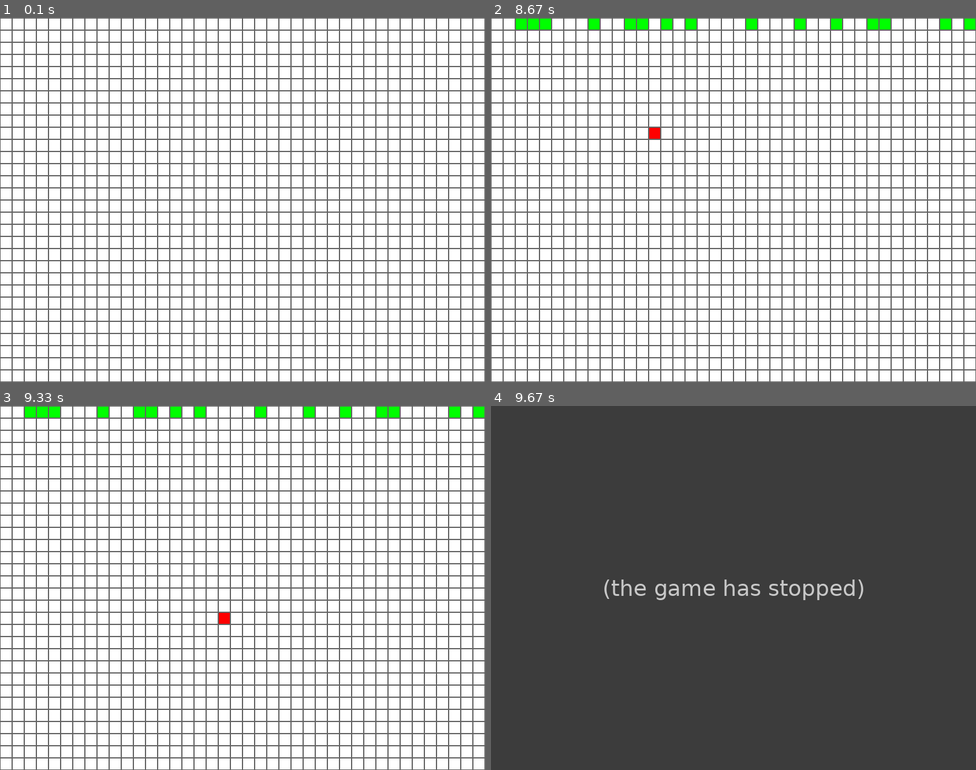
Above: before the commit, frames 1-4 (two rows, left to right).
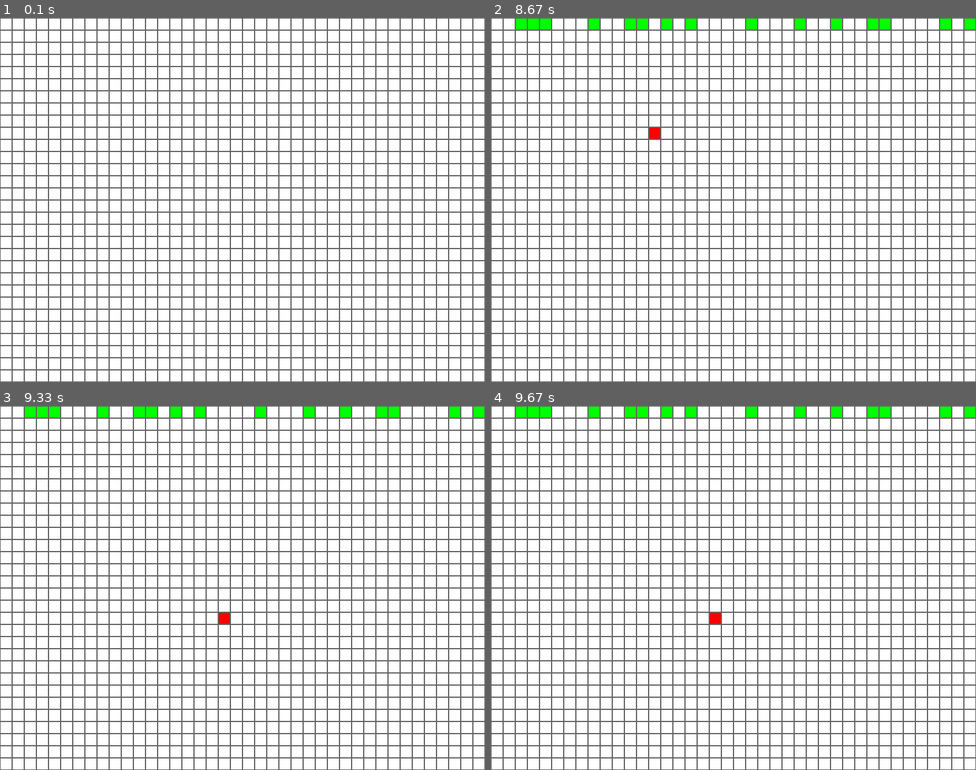
Above: after the commit, the same moments.

Repository: RedEgs/Cats-Citrus-Attack-TD
Game: pygame game, started from main.py
The game is run twice, just before and just after one commit, with the same random seed, the same clock (stepped at 60 frames per second) and the same inputs.
Inputs (mouse positions are in pixels of both pictures, inside the frame that each line leads up to):
- Up to frame 1 (0.1 s): no input
- Up to frame 2 (8.67 s): press the mouse at (883, 25) at 0.37 s; move the mouse to (752, 152) at 0.47 s; release the mouse at (617, 283) at 0.6 s; press the mouse at (520, 25) at 0.7 s; move the mouse to (714, 174) at 0.8 s; release the mouse at (912, 327) at 0.93 s; press the mouse at (665, 25) at 1.53 s; move the mouse to (660, 54) at 1.63 s; release the mouse at (655, 79) at 1.77 s; press the mouse at (801, 25) at 1.87 s; move the mouse to (689, 130) at 1.97 s; release the mouse at (578, 236) at 2.1 s; press the mouse at (874, 25) at 2.2 s; move the mouse to (835, 68) at 2.3 s; release the mouse at (801, 112) at 2.43 s; press the mouse at (946, 25) at 2.53 s; move the mouse to (932, 47) at 2.63 s; release the mouse at (917, 65) at 2.77 s; press the mouse at (689, 25) at 3.87 s; move the mouse to (757, 98) at 3.97 s; release the mouse at (820, 170) at 4.1 s; press the mouse at (544, 25) at 4.2 s; move the mouse to (588, 170) at 4.3 s; release the mouse at (626, 316) at 4.43 s; press the mouse at (835, 25) at 4.53 s; move the mouse to (811, 138) at 4.63 s; release the mouse at (791, 250) at 4.77 s; press the mouse at (752, 25) at 5.87 s; move the mouse to (820, 138) at 5.97 s; release the mouse at (893, 254) at 6.1 s; press the mouse at (971, 25) at 6.2 s; move the mouse to (806, 43) at 6.3 s; release the mouse at (641, 65) at 6.43 s; press the mouse at (641, 25) at 6.53 s; move the mouse to (743, 149) at 6.63 s; release the mouse at (845, 269) at 6.77 s; press the mouse at (534, 25) at 7.87 s; move the mouse to (621, 130) at 7.97 s; release the mouse at (714, 236) at 8.1 s; press the mouse at (631, 25) at 8.2 s; move the mouse to (641, 90) at 8.3 s; release the mouse at (651, 156) at 8.43 s; press the mouse at (592, 25) at 8.53 s; move the mouse to (655, 127) at 8.63 s
- Up to frame 3 (9.33 s): release the mouse at (223, 624) at 8.77 s
- Up to frame 4 (9.67 s): tap Up at 9.33 s

Frames 1-3 are identical in both runs. In frame 4, 100% of the frame differs, in the area x 0-100%, y 0-100%.
Error before the commit: AttributeError: 'Game' object has no attribute 'player' (game.py line 50); the game stopped at 9.33 s (later frames are placeholders)

Commit message:
Added debugging, changed grid color & organisation

Diff:
--- a/game.py
+++ b/game.py
@@ -36,20 +36,18 @@
                     self.grid.toggle_cell(gridX, gridY)
 
                     print(f"Clicked on cell at position ({gridX}, {gridY})")
+                elif event.type == pygame.MOUSEBUTTONDOWN:
+                    if event.button == 2:  # Left mouse button
+                        self.grid.start_drag(*event.pos)
+                elif event.type == pygame.MOUSEBUTTONUP:
+                    if event.button == 2:  # Left mouse button
+                        self.grid.stop_drag()
+
             elif event.type == pygame.MOUSEMOTION:
                 mouse_x, mouse_y = pygame.mouse.get_pos()
                 self.grid.update_hover(mouse_x, mouse_y)
 
                 # Handle player movement
-            keys = pygame.key.get_pressed()
-            if keys[pygame.K_LEFT]:
-                self.player.move("left")
-            if keys[pygame.K_RIGHT]:
-                self.player.move("right")
-            if keys[pygame.K_UP]:
-                self.player.move("up")
-            if keys[pygame.K_DOWN]:
-                self.player.move("down")
 
     def update(self):
         pass
--- a/grid.py
+++ b/grid.py
@@ -1,10 +1,10 @@
 # grid.py
 
-import pygame, sys
+import pygame
+import sys
 
 DefaultColor = (255, 255, 255)
 GridColor = (100, 100, 100)
-
 
 
 class GridCell:
@@ -23,10 +23,12 @@
             elif self.hovered:
                 color = (255, 0, 0)  # Red if hovered
             else:
-                color = DefaultColor # White otherwise
+                color = DefaultColor  # White otherwise
 
-            pygame.draw.rect(screen, color, (self.x * self.cell_size, self.y * self.cell_size, self.cell_size, self.cell_size))
-            pygame.draw.rect(screen, GridColor, (self.x * self.cell_size, self.y * self.cell_size, self.cell_size, self.cell_size), 1)
+            pygame.draw.rect(screen, color, (self.x * self.cell_size,
+                             self.y * self.cell_size, self.cell_size, self.cell_size))
+            pygame.draw.rect(screen, GridColor, (self.x * self.cell_size,
+                             self.y * self.cell_size, self.cell_size, self.cell_size), 1)
 
     def toggle_select(self):
         self.selected = not self.selected
@@ -35,23 +37,36 @@
         cell_x, cell_y = self.x * self.cell_size, self.y * self.cell_size
         return cell_x <= mouse_x < cell_x + self.cell_size and cell_y <= mouse_y < cell_y + self.cell_size
 
+
 class Grid:
     def __init__(self, width, height, cell_size):
         self.width = width
         self.height = height
         self.cell_size = cell_size
-        self.grid = [[GridCell(x, y, cell_size) for x in range(width)] for y in range(height)]
+        self.grid = [[GridCell(x, y, cell_size)
+                      for x in range(width)] for y in range(height)]
+
+        # Camera properties
+        self.camera_x = 0  # Initial camera position x
+        self.camera_y = 0  # Initial camera position y
+        self.zoom = 1.0    # Initial zoom level
+
+        # Variables for click-and-drag camera movement
+        self.is_dragging = False
+        self.prev_mouse_pos = None
 
     def draw(self, screen):
         for row in self.grid:
             for cell in row:
                 cell.draw(screen)
 
-        # Draw grid lines
-        for x in range(0, self.width * self.cell_size, self.cell_size):
-            pygame.draw.line(screen, GridColor, (x, 0), (x, self.height * self.cell_size))
-        for y in range(0, self.height * self.cell_size, self.cell_size):
-            pygame.draw.line(screen, GridColor, (0, y), (self.width * self.cell_size, y))
+        # Draw grid lines based on camera position and zoom
+        for x in range(int(self.camera_x), int(self.camera_x + self.width * self.cell_size * self.zoom), int(self.cell_size * self.zoom)):
+            pygame.draw.line(screen, GridColor, (x - self.camera_x, 0),
+                             (x - self.camera_x, self.height * self.cell_size * self.zoom))
+        for y in range(int(self.camera_y), int(self.camera_y + self.height * self.cell_size * self.zoom), int(self.cell_size * self.zoom)):
+            pygame.draw.line(screen, GridColor, (0, y - self.camera_y),
+                             (self.width * self.cell_size * self.zoom, y - self.camera_y))
 
     def toggle_cell(self, x, y):
         self.grid[y][x].toggle_select()
@@ -59,12 +74,23 @@
     def update_hover(self, mouse_x, mouse_y):
         for row in self.grid:
             for cell in row:
-                cell.hovered = cell.is_hovered(mouse_x, mouse_y)
+                cell.hovered = cell.is_hovered(
+                    mouse_x / self.zoom + self.camera_x, mouse_y / self.zoom + self.camera_y)
 
-    def returnGrid(self):
-        returnedGrid = {
-            "grid" : [self.width, self.height]
-        }
+    def start_drag(self, mouse_x, mouse_y):
+        self.is_dragging = True
+        self.prev_mouse_pos = (mouse_x, mouse_y)
+
+    def stop_drag(self):
+        self.is_dragging = False
+
+    def drag_camera(self, mouse_x, mouse_y):
+        if self.is_dragging and self.prev_mouse_pos:
+            dx = (mouse_x - self.prev_mouse_pos[0]) / self.zoom
+            dy = (mouse_y - self.prev_mouse_pos[1]) / self.zoom
+            self.camera_x += dx
+            self.camera_y += dy
+            self.prev_mouse_pos = (mouse_x, mouse_y)
 
 
 def positionOnGrid(mouseX, mouseY, cellSize):
